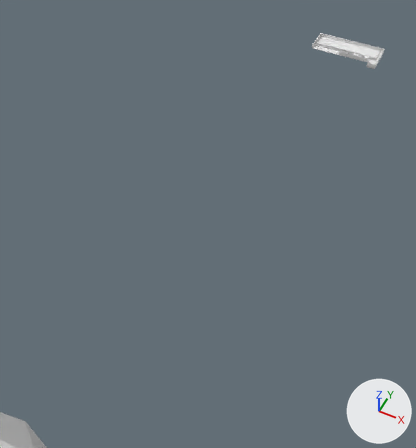
An edit to the Blender file Assets/Models/Decor/Shooting Gallery.blend, drawn before and after from the same camera.
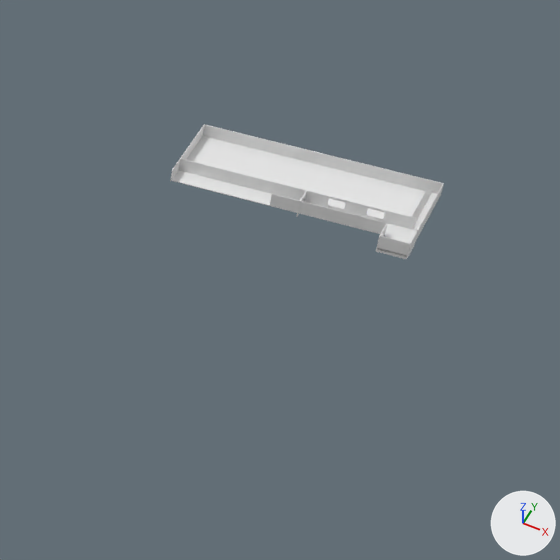
Old and new are each drawn whole from a 50 mm lens placed at (34.0, -229.0, 137.1), pointed at (-40.7, -79.6, -49.6) and again close up on the part from 64% to 100% of the width and 0% to 33% of the height. The lights are fixed; the arrows at lower right show +X, +Y and +Z.
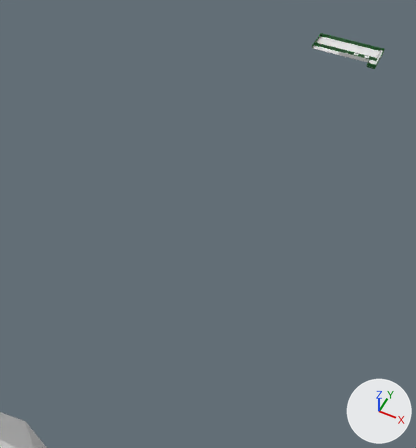
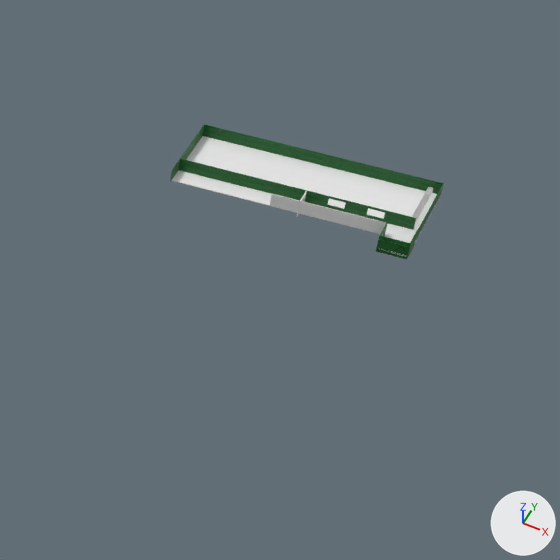
Where the change shows, as pixel boxes [x1, y1, x2, y2] in the close-ups (560 x 560 px):
'Cube.017', recoloured, surface changed (grey to green): [203, 125, 443, 194] in both
'Cube.015', recoloured (grey to green): [179, 159, 416, 230] in both
'Cube.024', recoloured, surface changed (grey to green): [377, 236, 411, 259] in both
'Cube.019', recoloured (grey to green): [170, 124, 205, 181] in both
'Cube.018', recoloured (grey to green): [415, 183, 444, 241] in both
'Cube.023', recoloured: [406, 230, 418, 259] in both
'Cube.022', recoloured: [376, 223, 388, 252] in both

The change in detail:
me_cube_019 has 8 vertices, 6 faces and spans x -3.27..1.0, y -1.0..1.0, z -1.0..3.58.
me_cube_019 is used by ob_cube_017; location (-4.2, 4.3, 0.4); scale (6.78, 0.0349, 0.323).
me_cube_019 part 1: texture (UV) coordinates changed.
me_cube_019 now uses material mat_neon_edgemap_png (picture img_neon_edgemap_png).
me_cube_020 has 8 vertices, 6 faces and spans x -1.0..1.0, y -1.0..1.0, z -1.0..3.58.
me_cube_020 now uses material mat_neon_edgemap_png (picture img_neon_edgemap_png).
me_cube_021 has 8 vertices, 6 faces and spans x -1.0..1.0, y -1.0..1.0, z -1.0..3.58.
me_cube_021 now uses material mat_neon_edgemap_png (picture img_neon_edgemap_png).
me_cube_017 has 26 vertices, 18 faces and spans x -3.4..1.0, y -1.0..1.0, z -1.0..3.58.
me_cube_017 now uses material mat_neon_edgemap_png (picture img_neon_edgemap_png).
me_cube_022 has 8 vertices, 6 faces and spans x -1.0..1.0, y -1.0..1.0, z -1.0..1.0.
me_cube_022 now uses material mat_neon_edgemap_png (picture img_neon_edgemap_png).
me_cube_023 has 8 vertices, 6 faces and spans x -1.0..1.0, y -1.0..1.0, z -1.0..1.0.
me_cube_023 now uses material mat_neon_edgemap_png (picture img_neon_edgemap_png).
me_cube_024 has 8 vertices, 6 faces and spans x -1.0..1.0, y -1.0..1.0, z -1.0..1.0.
me_cube_024 is used by ob_cube_024; location (0.9, -9.5, 0.5); rotation (0.0, 0.0, 1.571), in degrees (0, 0, 90); scale (-0.0569, 1.79, 1.0).
me_cube_024 part 2: texture (UV) coordinates changed.
me_cube_024 now uses material mat_neon_edgemap_png (picture img_neon_edgemap_png).
